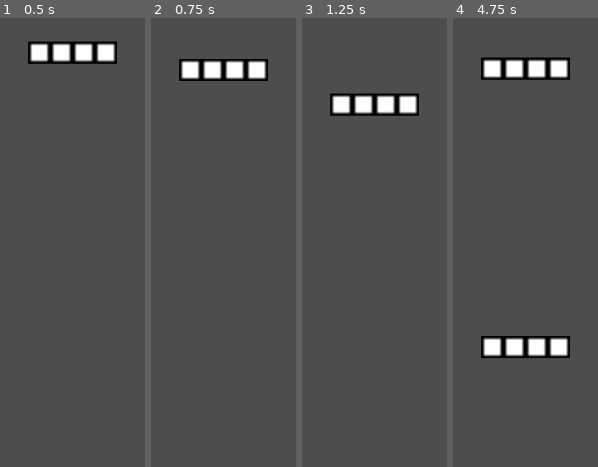
Above: before the commit, frames 1-4 (left to right).
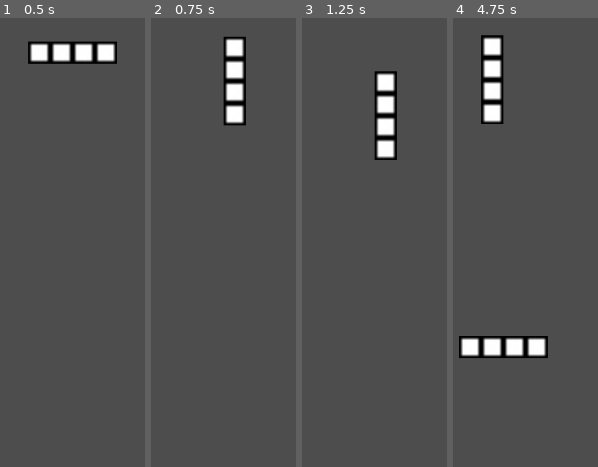
Above: after the commit, the same moments.

Repository: milksake/GDTetris
Game: Godot game, scene res://tetris/test.tscn
Two runs of this game, one before a commit and one after it. Both use one fixed random seed, a clock stepped at 60 frames per second and the inputs below. Before the commit the project has no main scene; this scene is started directly in both runs.
Inputs:
- Up to frame 1 (0.5 s): no input
- Up to frame 2 (0.75 s): hold Right (block_move_right, bound only after the commit) from 0.53 s (still down); tap Up (block_rotate, bound only after the commit) at 0.6 s
- Up to frame 3 (1.25 s): keep holding Right (block_move_right, bound only after the commit)
- Up to frame 4 (4.75 s): tap Up (block_rotate, bound only after the commit) every 0.75 s from 1.35 to 4.35 s; release Right (block_move_right, bound only after the commit) at 2.03 s; hold Left (block_move_left, bound only after the commit) 2.03-2.78 s; hold Right (block_move_right, bound only after the commit) 2.78-4.28 s; hold Left (block_move_left, bound only after the commit) from 4.28 s (still down)

Frame 1 is identical in both runs. In frame 2, 4.4% of the frame differs, in the area x 19-81%, y 4-25%; in frame 3, 4.3%; in frame 4, 5.8%, in the area x 4-81%, y 3-76%.

Commit message:
ahora si x2

Diff:
--- a/project.godot
+++ b/project.godot
@@ -11,8 +11,32 @@
 [application]
 
 config/name="GDTetris"
+run/main_scene="res://tetris/test.tscn"
 config/features=PackedStringArray("4.2", "Mobile")
 config/icon="res://icon.svg"
+
+[input]
+
+block_down={
+"deadzone": 0.5,
+"events": [Object(InputEventKey,"resource_local_to_scene":false,"resource_name":"","device":-1,"window_id":0,"alt_pressed":false,"shift_pressed":false,"ctrl_pressed":false,"meta_pressed":false,"pressed":false,"keycode":0,"physical_keycode":4194322,"key_label":0,"unicode":0,"echo":false,"script":null)
+]
+}
+block_rotate={
+"deadzone": 0.5,
+"events": [Object(InputEventKey,"resource_local_to_scene":false,"resource_name":"","device":-1,"window_id":0,"alt_pressed":false,"shift_pressed":false,"ctrl_pressed":false,"meta_pressed":false,"pressed":false,"keycode":0,"physical_keycode":4194320,"key_label":0,"unicode":0,"echo":false,"script":null)
+]
+}
+block_move_left={
+"deadzone": 0.5,
+"events": [Object(InputEventKey,"resource_local_to_scene":false,"resource_name":"","device":-1,"window_id":0,"alt_pressed":false,"shift_pressed":false,"ctrl_pressed":false,"meta_pressed":false,"pressed":false,"keycode":0,"physical_keycode":4194319,"key_label":0,"unicode":0,"echo":false,"script":null)
+]
+}
+block_move_right={
+"deadzone": 0.5,
+"events": [Object(InputEventKey,"resource_local_to_scene":false,"resource_name":"","device":-1,"window_id":0,"alt_pressed":false,"shift_pressed":false,"ctrl_pressed":false,"meta_pressed":false,"pressed":false,"keycode":0,"physical_keycode":4194321,"key_label":0,"unicode":0,"echo":false,"script":null)
+]
+}
 
 [rendering]
 
